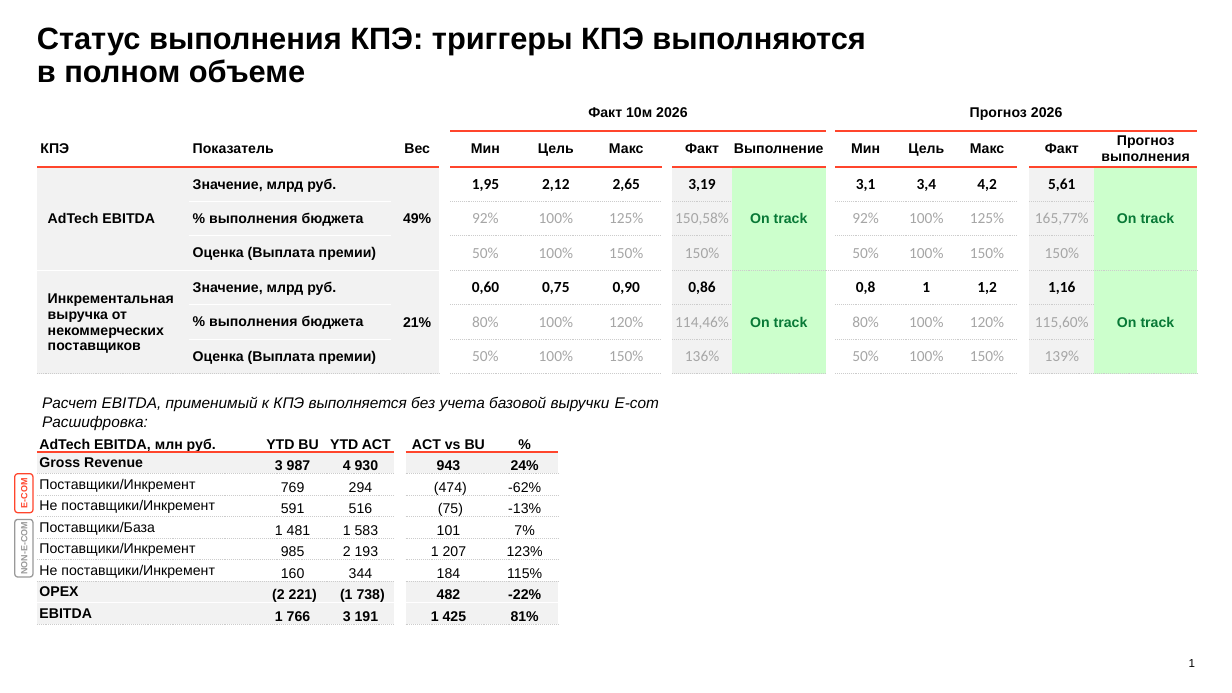
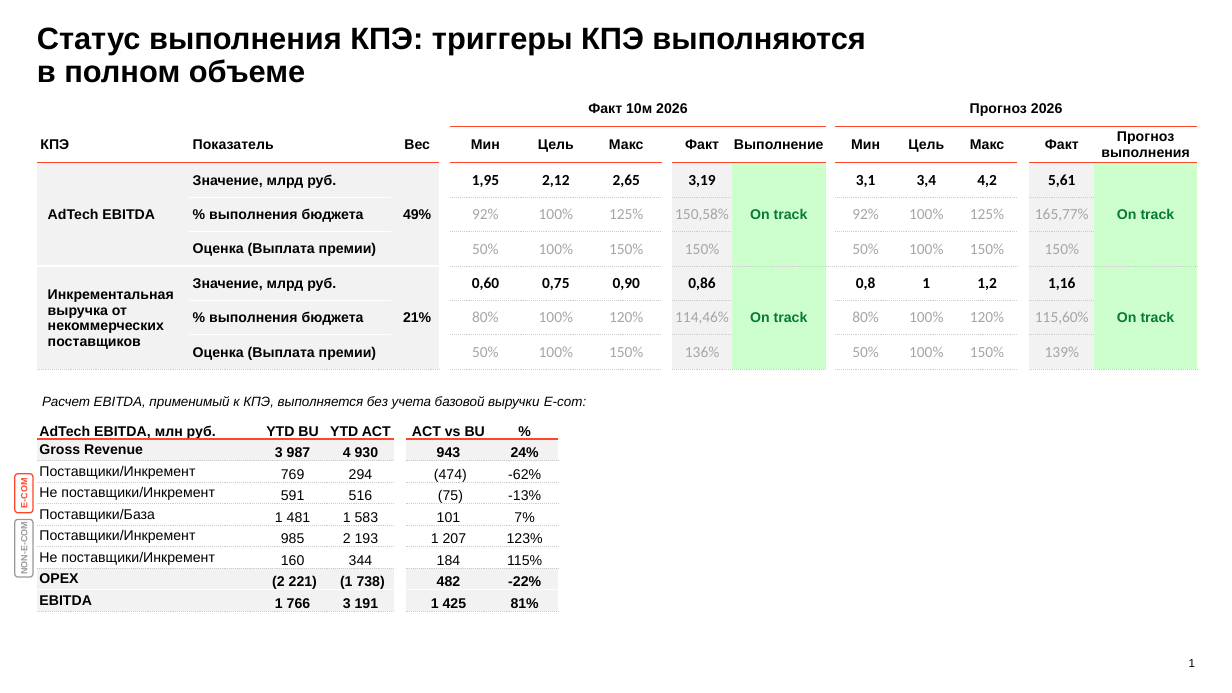
Before and after one commit to DenisMagnit/1, a slide deck: slide 1 of AT_FIN_OCT_2026.pptx. Drawn at 1232x693 pixels with LibreOffice and Linux fonts; fonts in the diff are those of the drawing; background and template pictures are left out. Boxes give left, top, right and bottom in pixels: in the first picture for what was removed or moved away, otherwise in the second. Text is boxed around its words. In the diff, an @@ line names an element or a change of style, - is before the commit and + after.

```diff
--- a/AT_FIN_OCT_2026.pptx
+++ b/AT_FIN_OCT_2026.pptx
@@ table: place and size @@
-table at (37, 95, 1196, 374)
+table at (37, 91, 1196, 370)
@@ table: place and size @@
-table at (37, 431, 557, 625)
+table at (37, 418, 557, 612)
@@ text at (42, 396, 586, 409): text changed; size 12 to 10.5 pt @@
-Расчет EBITDA, применимый к КПЭ выполняется без учета базовой выручки E-com
-Расшифровка:
+Расчет EBITDA, применимый к КПЭ, выполняется без учета базовой выручки E-com:
```
Also in this commit, not shown: 8 other slides changed, 1 slide added, 1 slide removed.
